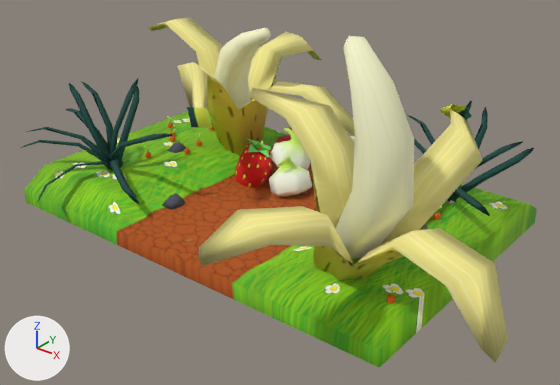
Before and after pictures for a commit that changed the FBX model Assets/Meshes/Mesh_opérationnel/D_block_08.FBX.
One viewpoint serves both versions: a camera (50 mm lens) standing at (9.25, -11.36, 7.22) and looking at (0.84, -0.84, 0.69). The lights are fixed; the arrows at lower left show +X, +Y and +Z. Where no turn or scale is listed for an object, it has been applied to the vertices. Vertices at the same position are counted once.

Names of what the first picture shows: 'sol'.
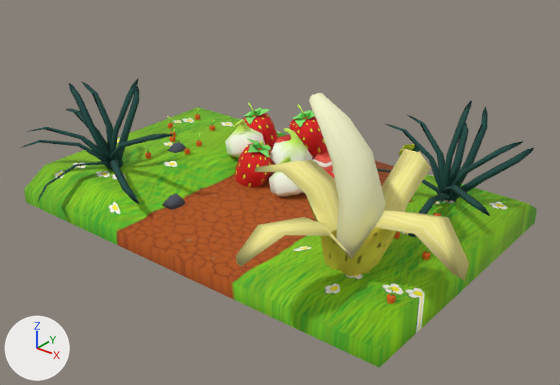
Edits to the bpy script that builds the scene:
```text
Add mat_material__25_002:
    mat_material__25_002 = principled_material('Material #25.002')
    mat_material__25_002.texture = img_atlasbase_tga
    mat_material__25_002.roughness = 0.859
Change me_mesh:
    used by ob_sol; location = (0.0, 0.0, 0.0)
    remove me_mesh.from_pydata(...)  # 3565 vertices, 6440 faces; spans x -5.15..6.35, y -4.76..4.3, z -0.4..4.38
    add me_mesh.from_pydata(...)  # 3779 vertices, 6820 faces; spans x -4.91..5.47, y -3.91..3.06, z -0.4..3.2
    me_mesh part 1: the loose piece of 41 vertices spanning x 2.94..4.3, y -2.68..-1.57, z 0.77..4.38 is multiplied about its middle by the matrix ((0.746, -0.039, -0.255), (0.063, 0.784, 0.062), (0.251, -0.079, 0.744)), then moved by (-0.67, 0.4, -0.64), in mat_material__25_002 (picture img_atlasbase_tga)
    me_mesh part 2: the loose piece of 62 vertices spanning x -1.04..0.04, y 1.35..2.3, z 0.02..1.17 is copied, and the copy is moved by (-1.47, 0.0, -0.28); it spans x -2.51..-1.44, y 1.35..2.3, z -0.25..0.89
    me_mesh part 3: the loose piece of 10 vertices spanning x -0.68..-0.4, y 1.43..1.82, z 1.05..1.18 is copied, and the copy is moved by (-1.47, 0.0, -0.28); it spans x -2.15..-1.88, y 1.43..1.82, z 0.78..0.9
    me_mesh part 4: the loose piece of 10 vertices spanning x -0.58..-0.22, y 1.69..1.97, z 1.08..1.31 is copied, and the copy is moved by (-1.47, 0.0, -0.28); it spans x -2.05..-1.7, y 1.69..1.97, z 0.81..1.03
    me_mesh part 5: the loose piece of 199 vertices spanning x -0.39..0.5, y 0.02..0.94, z -0.14..0.84 is copied, and the copy is moved by (-1.72, 0.52, 0.27); it spans x -2.1..-1.21, y 0.54..1.46, z 0.13..1.11
    me_mesh part 6: the loose piece of 82 vertices spanning x 0.47..6.35, y -4.76..0.93, z -0.26..2.9 is rebuilt with 82 vertices and now spans x 0.5..5.47, y -3.91..0.65, z -0.36..2.05, in mat_material__25_002 (picture img_atlasbase_tga)
    me_mesh part 7: the loose piece of 82 vertices spanning x -5.15..1.24, y -1.38..4.3, z -0.26..2.92 is deleted
    me_mesh part 8: the loose piece of 41 vertices spanning x -2.62..-0.81, y 0.67..1.73, z 0.6..3.27 is deleted
    me_mesh part 9
    10 faces are deleted
    10 new faces join them, mat_material__25 (picture img_atlasbase_tga)
    me_mesh part 10: 360 faces spanning x -0.45..3.52, y 0.84..1.38, z -0.16..0.32 switch from mat_material__26 (picture img_sol_2_v2_png) to mat_material__25_002 (picture img_atlasbase_tga)
```

Boxes [x1, y1, x2, y2] around the edits, measured in the pictures (560 x 385 px; the box of a moved part takes in the faces that stretch with it):
'sol', reshaped (17% shorter)
    before: [21, 17, 537, 368]
    after: [21, 78, 537, 368]
part 1 of me_mesh, moved or reshaped
    before: [336, 36, 414, 259]
    after: [309, 93, 386, 259]
part 2 of me_mesh, added (red)
    after: [243, 113, 278, 150]
part 3 of me_mesh, added
    after: [245, 116, 256, 124]
part 4 of me_mesh, added
    after: [257, 109, 270, 117]
part 5 of me_mesh, added
    after: [225, 119, 265, 157]
part 6 of me_mesh, rebuilt
    before: [198, 88, 507, 363]
    after: [236, 144, 469, 281]
part 7 of me_mesh, deleted (yellow)
    before: [148, 17, 355, 155]
part 8 of me_mesh, deleted (beige)
    before: [214, 28, 271, 109]
part 9 of me_mesh, moved or reshaped
    both: [246, 138, 260, 149]
part 10 of me_mesh, recoloured
    before: [308, 168, 313, 182]
    after: [327, 171, 334, 177]
